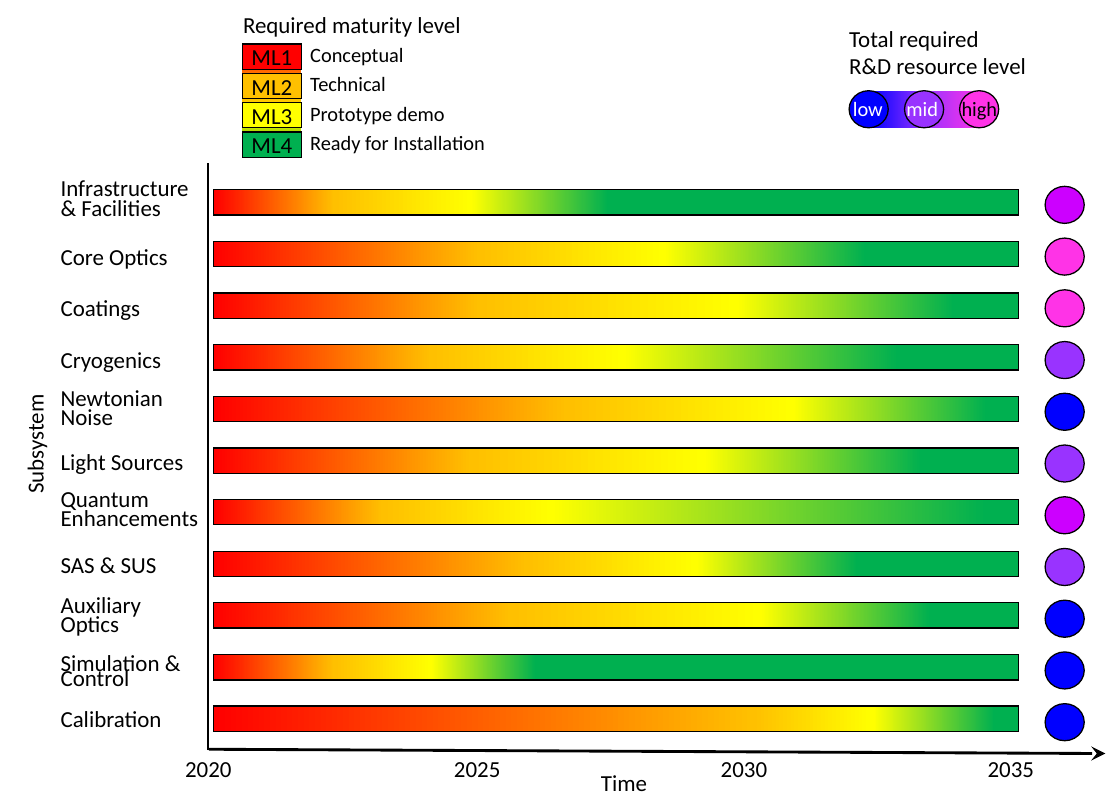
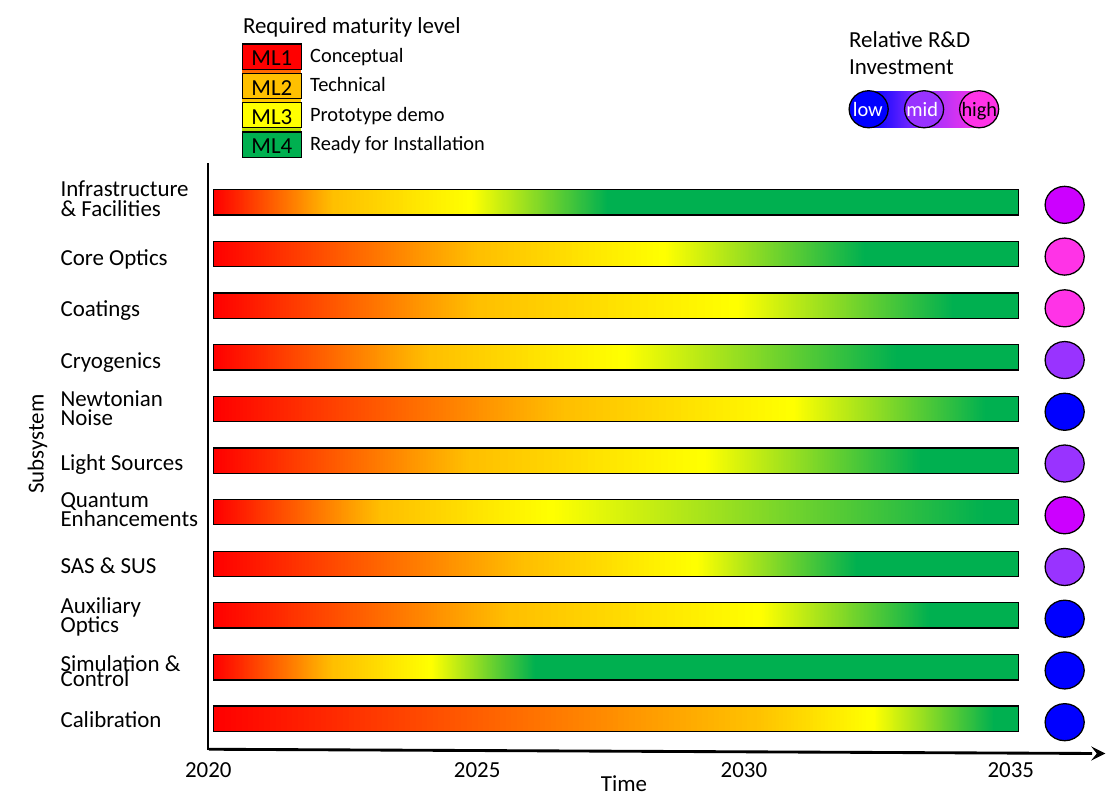
Before and after one commit to haraldlueck/GWIC-3G-R-D-Subcommittee-report-V2, a slide deck: slide 1 of Figures/3G_Readiness_Levelsblue.pptx. Drawn at 1120x795 pixels with LibreOffice and Linux fonts; fonts in the diff are those of the drawing. Boxes give left, top, right and bottom in pixels: in the first picture for what was removed or moved away, otherwise in the second. Text is boxed around its words. In the diff, an @@ line names an element or a change of style, - is before the commit and + after.

```diff
--- a/Figures/3G_Readiness_Levelsblue.pptx
+++ b/Figures/3G_Readiness_Levelsblue.pptx
@@ text at (849, 31, 970, 74): text changed @@
-Total required
-R&D resource level
+Relative R&D Investment
```
Also in this commit, not shown: 13 other files.
